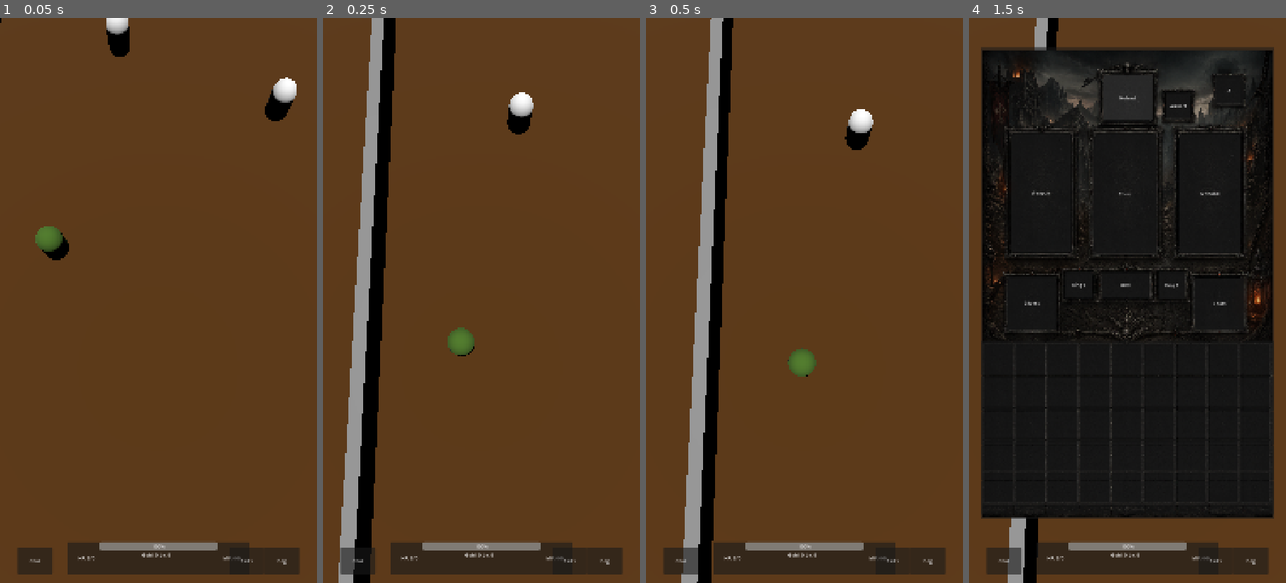
Above: before the commit, frames 1-4 (left to right).
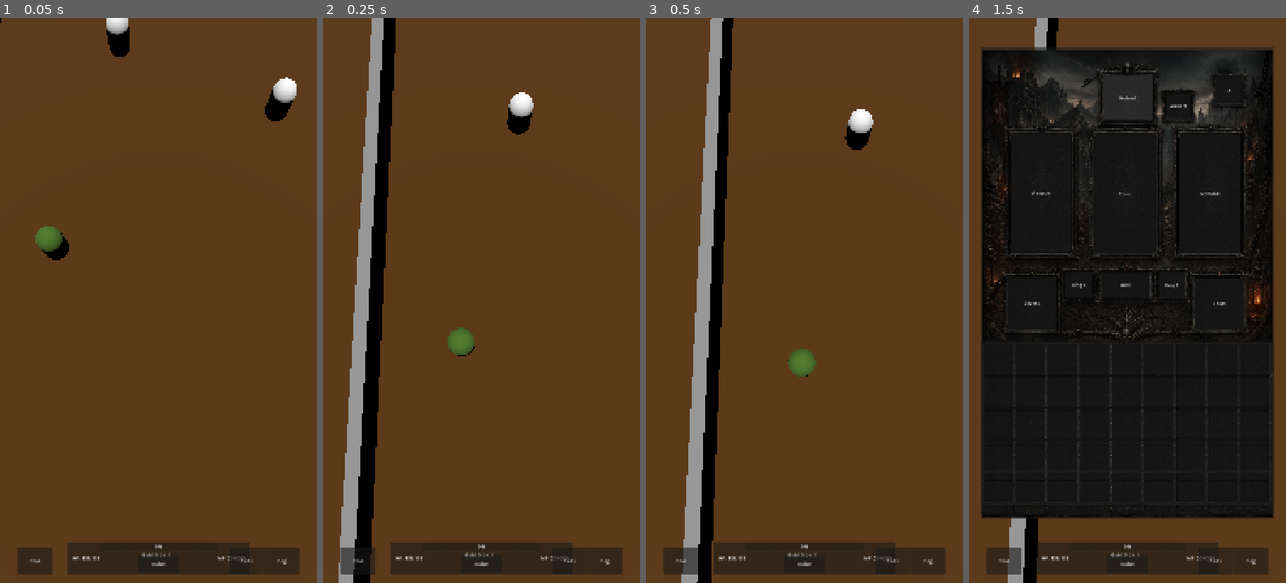
Above: after the commit, the same moments.

Repository: EmrysCodes/ARPG_Prototype
Game: Godot game, scene res://scenes/Main.tscn
Same seed, same stepped clock (60 frames per second), same inputs: the game is played once before the commit and once after it.
Inputs:
- Up to frame 1 (0.05 s): no input
- Up to frame 2 (0.25 s): no input
- Up to frame 3 (0.5 s): no input
- Up to frame 4 (1.5 s): click "Bag" at 0.5 s; click "Helmet" at 1.25 s

The runs differ from the first frame. In frame 1, 0.7% of the frame differs, in the area x 22-78%, y 92-97%; in frame 2, 0.7%; in frame 3, 0.7%; in frame 4, 0.7%.
Error before the commit: Parse Error: The function signature doesn't match the parent. Parent signature is "get_class() -> String". (res://scripts/player/player_classes.gd:65)

Commit message:
Fix Xogot/Godot parser: rename get_class to get_class_data
Object.get_class() -> String is reserved; custom class lookup must not
override it. No other built-in name clashes found in project scripts.

Co-authored-by: EmrysCodes <EmrysCodes@users.noreply.github.com>

Diff:
--- a/scripts/player/player_classes.gd
+++ b/scripts/player/player_classes.gd
@@ -62,7 +62,8 @@
 }
 
 
-func get_class(class_id: String) -> Dictionary:
+# Named get_class_data (not get_class) — Object.get_class() -> String is reserved.
+func get_class_data(class_id: String) -> Dictionary:
 	return CLASSES.get(class_id, {})
 
 
